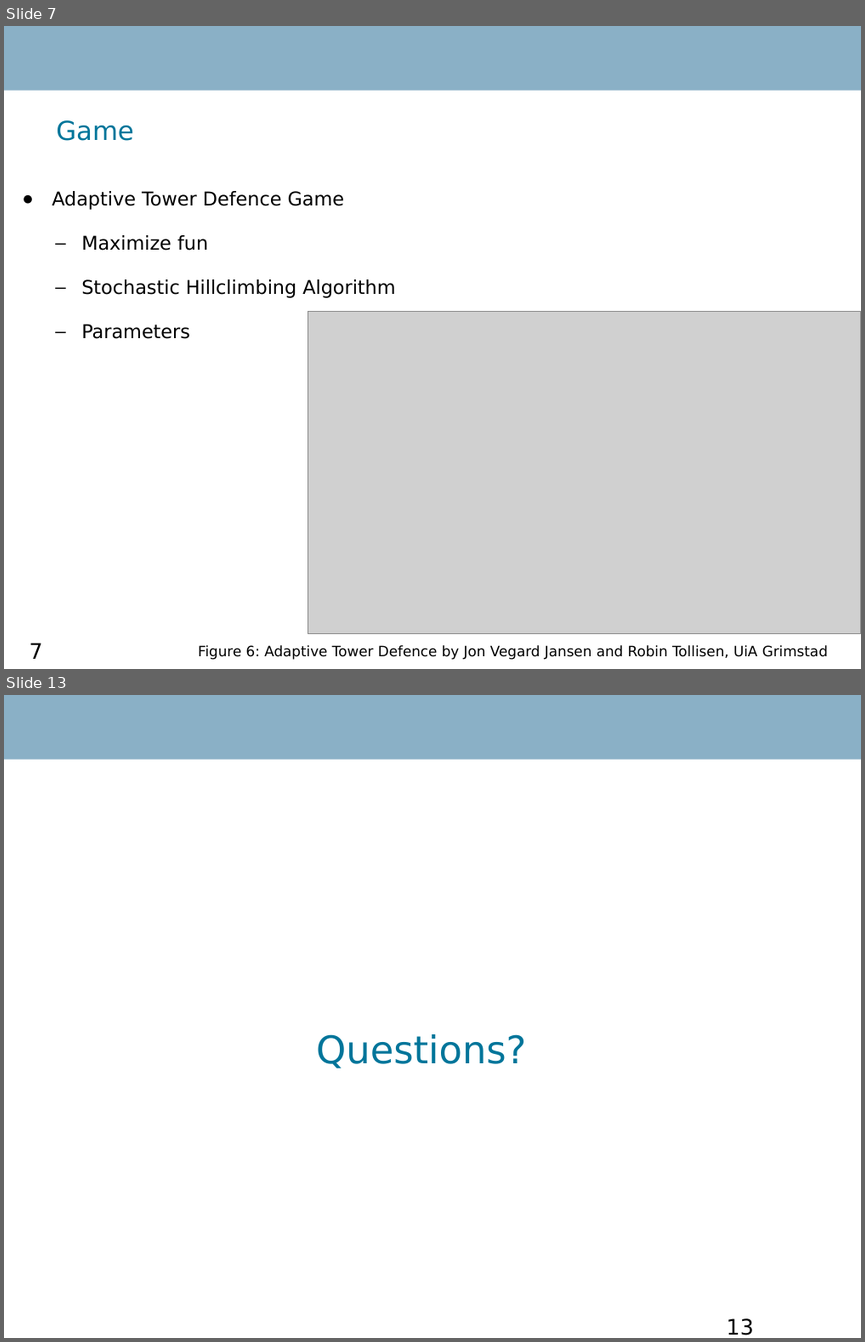
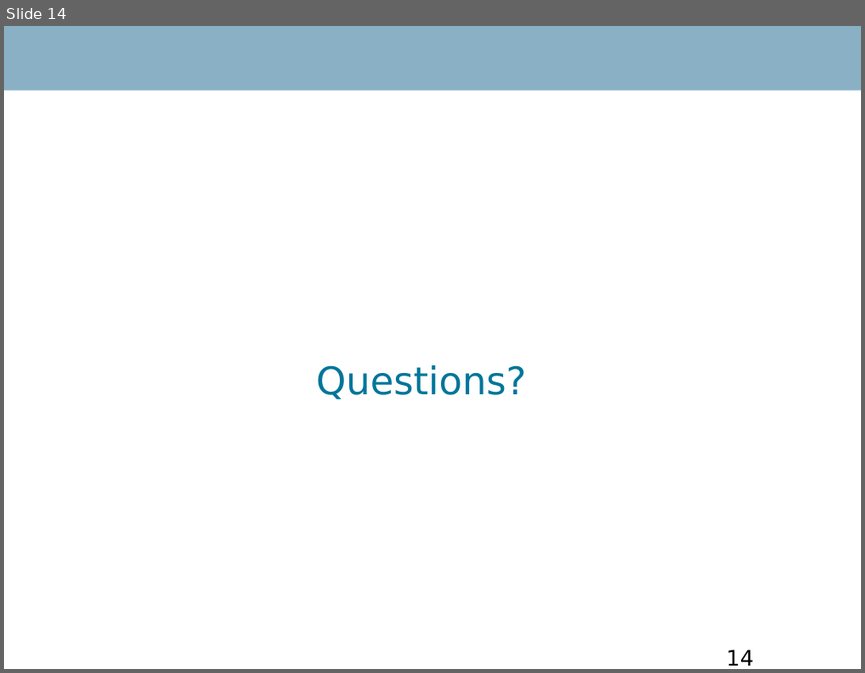
Before and after one commit to RobinTo/AdaptiveGame, a slide deck: IKT411 Advanced Project Report/presentation.ppt. Shown one above the other, each under a label of ours: slides 7 and 13 before the commit, slide 14 after it; the slides between them are not shown. The pictures are 865x1342 and 865x673 pixels, drawn with LibreOffice and Linux fonts; fonts in the diff are those of the drawing; grey boxes stand for pictures; background and template pictures are left out. Boxes give left, top, right and bottom in pixels: in the first picture for what was removed or moved away, otherwise in the second. Text is boxed around its words. In the diff, an @@ line names an element or a change of style, - is before the commit and + after.

```diff
--- a/IKT411 Advanced Project Report/presentation.ppt
+++ b/IKT411 Advanced Project Report/presentation.ppt
@@ slide 7 removed at box(4, 26, 861, 669), background #FFFFFF; not listed: 1 template element that a slide beside it also shows @@
@@ text removed at box(56, 120, 134, 141) @@
-Game
@@ text removed at box(52, 191, 395, 339) @@
-● Adaptive Tower Defence Game
-  – Maximize fun
-  – Stochastic Hillclimbing Algorithm
-  – Parameters
@@ picture removed at box(307, 312, 861, 634) @@
@@ page number removed at box(30, 642, 43, 658) @@
-7
@@ text removed at box(198, 645, 828, 659) @@
-Figure 6: Adaptive Tower Defence by Jon Vegard Jansen and Robin Tollisen, UiA Grimstad
@@ what was slide 13 is now slide 14 @@
@@ page number at box(726, 649, 754, 665): text changed @@
-13
+14
```
Also in this commit, not shown: 3 slides changed, 9 slides added, 7 other slides removed, 9 other files.
